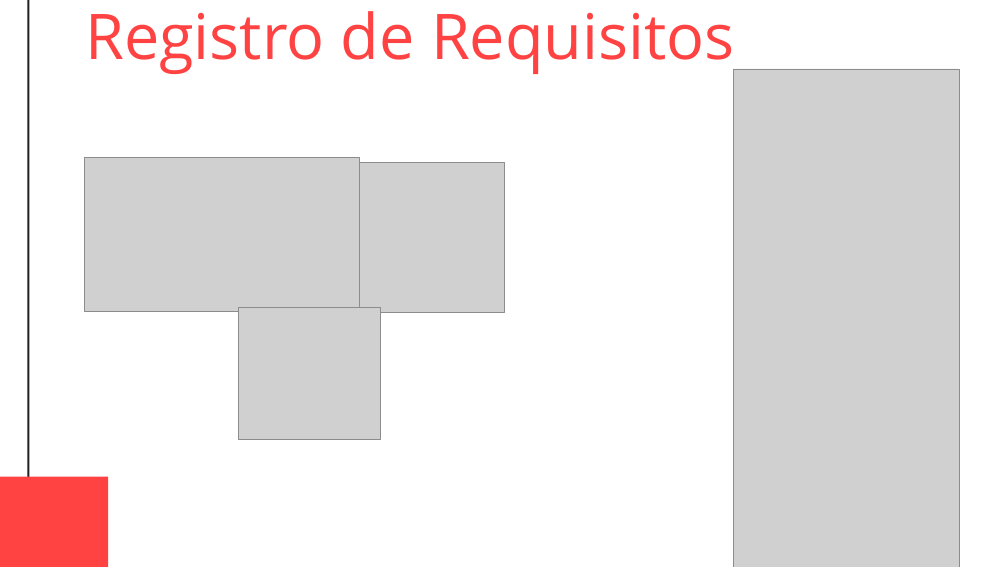
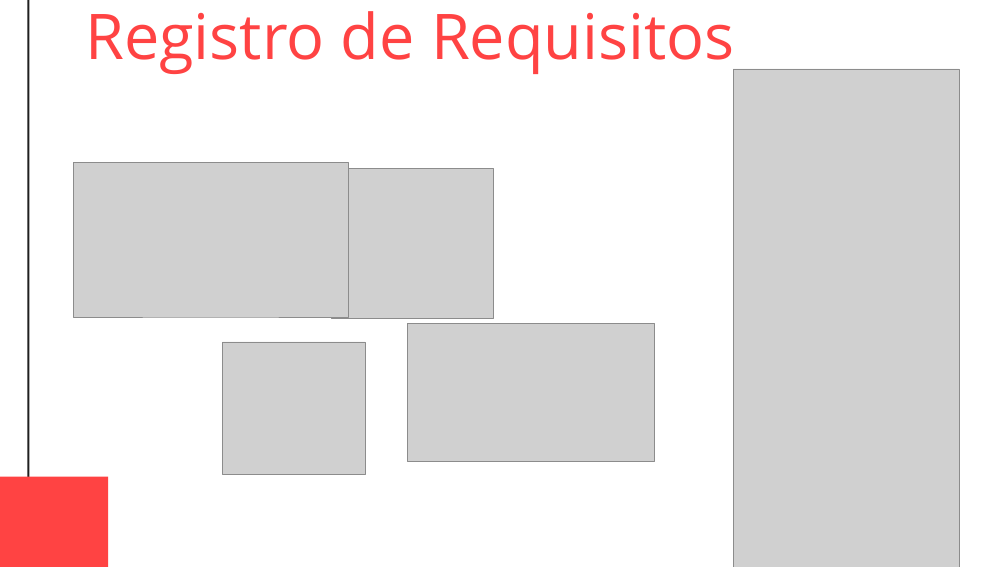
Before and after one commit to abnerNunes/Individual-Oficial-Abner, a slide deck: slide 12 of T.I/PPT/Aoresentação INAD.pptx. Drawn at 1008x567 pixels with LibreOffice and Linux fonts; fonts in the diff are those of the drawing; grey boxes stand for pictures. Boxes give left, top, right and bottom in pixels: in the first picture for what was removed or moved away, otherwise in the second. Text is boxed around its words. In the diff, an @@ line names an element or a change of style, - is before the commit and + after.

```diff
--- a/T.I/PPT/Aoresentação INAD.pptx
+++ b/T.I/PPT/Aoresentação INAD.pptx
@@ picture: place and size @@
-picture at (84, 157, 359, 311)
+picture at (73, 163, 348, 317)
@@ picture: place and size @@
-picture at (343, 163, 504, 312)
+picture at (332, 168, 493, 318)
@@ picture added at (408, 324, 655, 462) @@
@@ picture: place and size @@
-picture at (238, 307, 380, 439)
+picture at (223, 342, 365, 474)
```
Also in this commit, not shown: 2 other slides changed, 1 other file.
